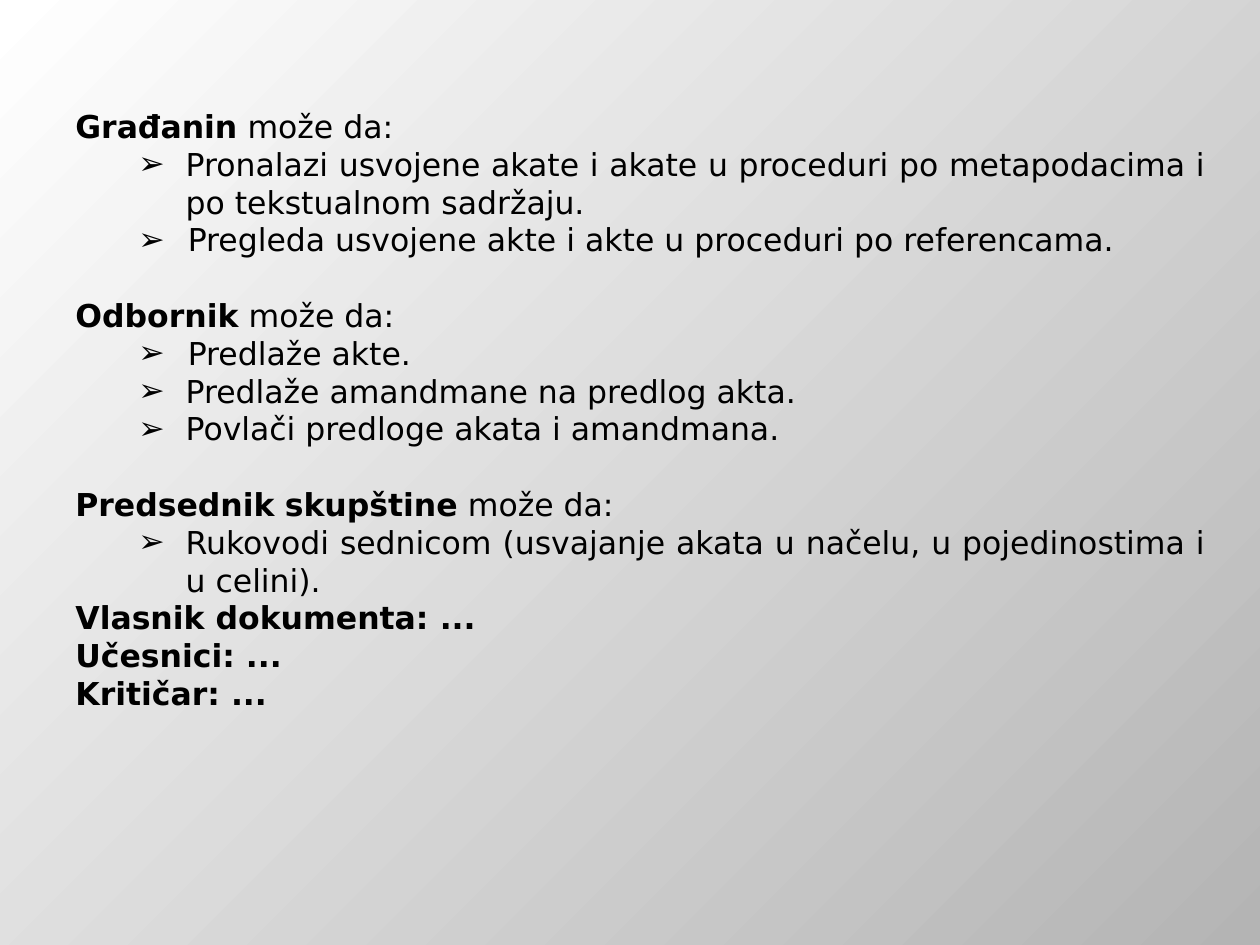
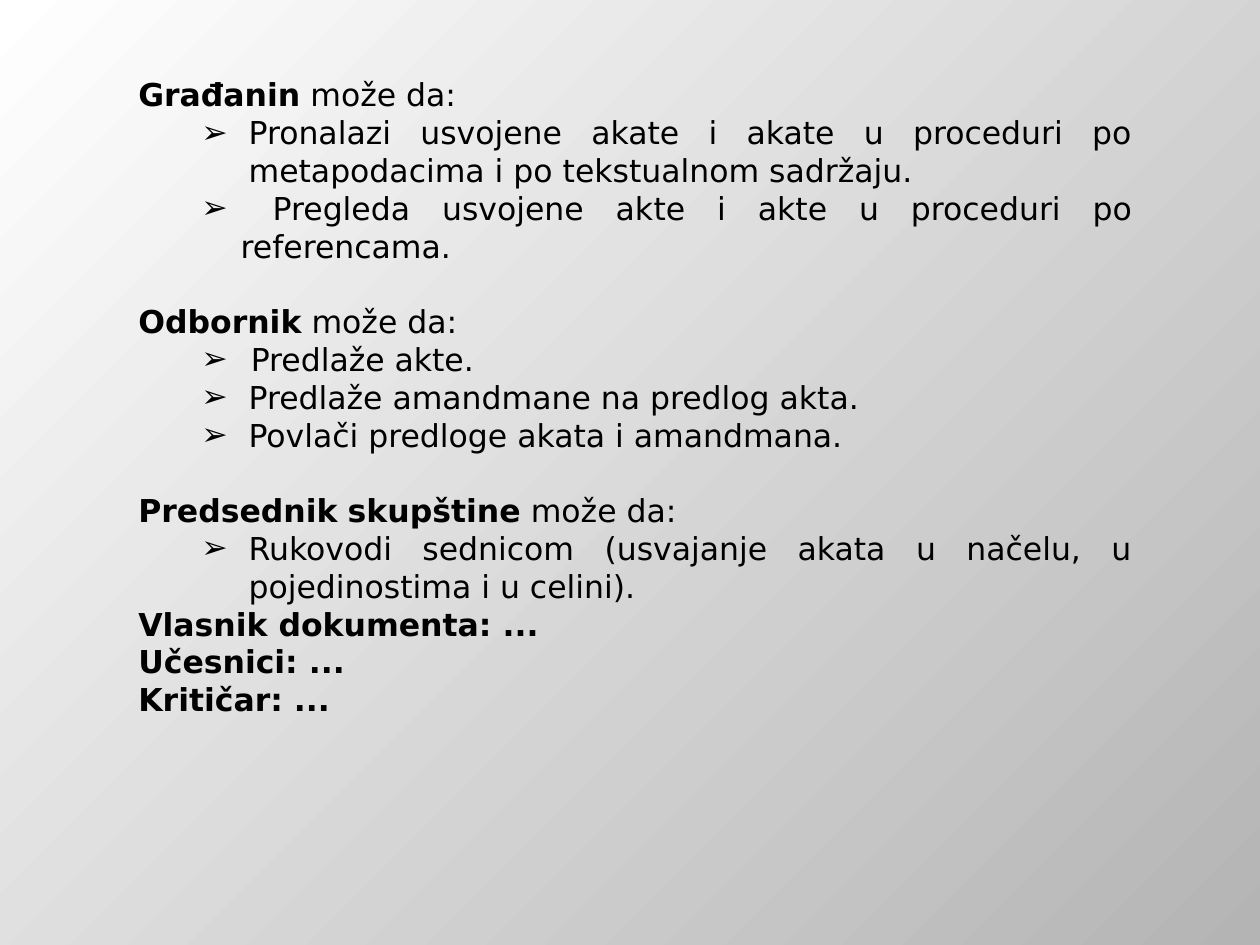
Before and after one commit to DejanUrosevic/XML-Projekat, a slide deck: slide 3 of Model Pretnji.pptx. Drawn at 1260x945 pixels with LibreOffice and Linux fonts; fonts in the diff are those of the drawing. Boxes give left, top, right and bottom in pixels: in the first picture for what was removed or moved away, otherwise in the second. Text is boxed around its words. In the diff, an @@ line names an element or a change of style, - is before the commit and + after.

```diff
--- a/Model Pretnji.pptx
+++ b/Model Pretnji.pptx
@@ text "Građanin može da:" rewrapped from (75, 112, 1205, 706) to (138, 81, 1132, 712) @@
```
Also in this commit, not shown: 8 other slides changed, 9 slides added, 2 slides removed, 6 other files.
